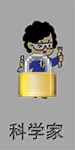
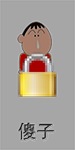
Before/after of a 75x150 layered artwork. What changed in the layer stack:
added layer "fullyrs" above "fullyr" over 8, 19, 65, 142
hid "scientistbs" over 8, 19, 65, 142
